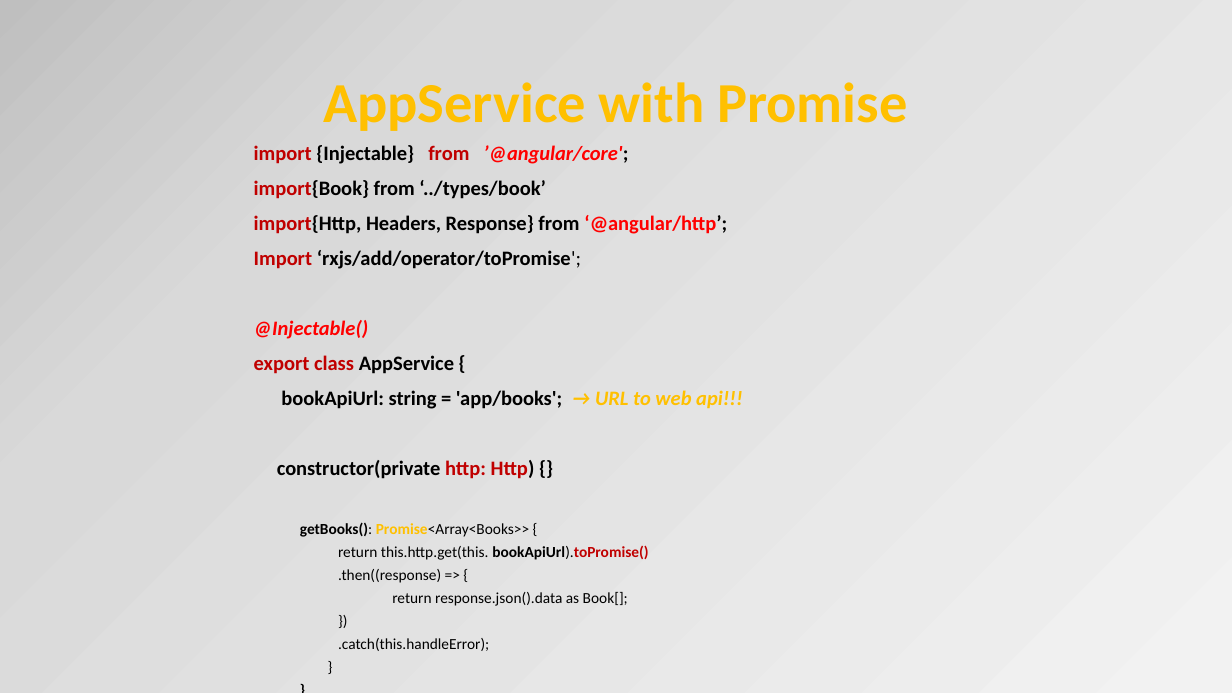
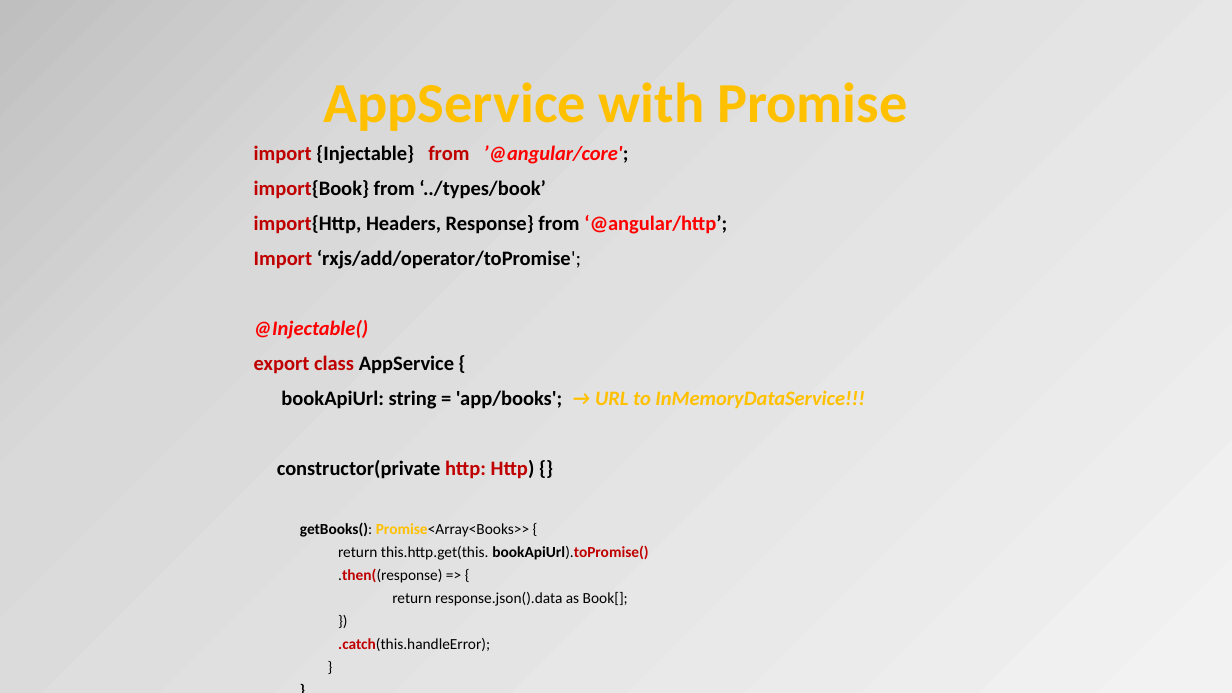
Before and after one commit to petereijgermans11/frontend-cursus, a slide deck: slide 21 of frontend-cursus/ 8 - Angular.pptx (slide 23 before the commit). Drawn at 1232x693 pixels with LibreOffice and Linux fonts; fonts in the diff are those of the drawing. Boxes give left, top, right and bottom in pixels: in the first picture for what was removed or moved away, otherwise in the second. Text is boxed around its words. In the diff, an @@ line names an element or a change of style, - is before the commit and + after.

```diff
--- a/frontend-cursus/ 8 - Angular.pptx
+++ b/frontend-cursus/ 8 - Angular.pptx
@@ text at (x1=281, y1=390, x2=865, y2=409): text changed @@
-bookApiUrl: string = 'app/books'; → URL to web api!!!
+bookApiUrl: string = 'app/books'; → URL to InMemoryDataService!!!
@@ text at (x1=338, y1=568, x2=490, y2=651): text colour #000000 to #C00000, bold on in ".then((response)", ".catch(this.handleError);" @@
```
Also in this commit, not shown: 8 other slides changed, 4 slides added, 1 slide removed, 10 other files.
